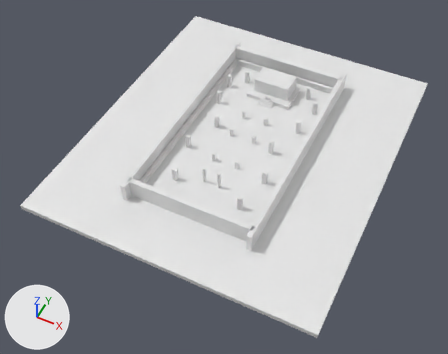
What one commit did to the glTF model Assets/Shrine/shrine_col.glb.
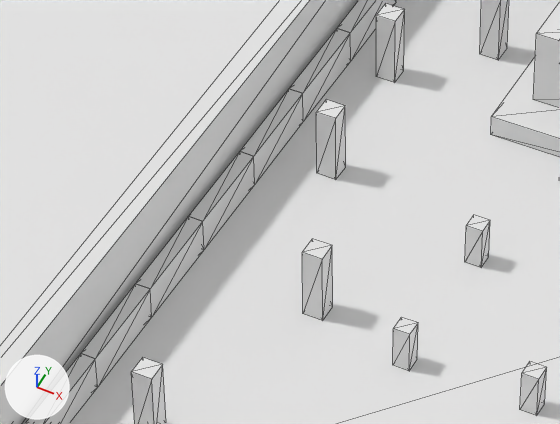
The first picture shows the older version from a camera (50 mm lens) standing at (37.8, -82.4, 91.4) and looking at (-0.5, -5.7, -4.4). The close-ups show the older and then the newer version on the part from 36% to 58% of the width and 21% to 41% of the height of that picture. Only the edits that show in the close-ups are written down. The axes (+X, +Y, +Z) are drawn at lower left. The lights are the same throughout. The close-ups show mesh edges as thin lines. Where no turn or scale is listed for an object, it has been applied to the vertices.

Names of what the first close-up shows: 'bounds_col.001', 'cedar_col.043', 'cedar_col.044', 'cedar_col.045', 'floor_col.001', 'haiden_col.054', 'stone_wall_col.006', 'stone_wall_col.008', 'stone_wall_col.010', 'stone_wall_col.012', 'stone_wall_col.014', 'stone_wall_col.016' and 6 more.
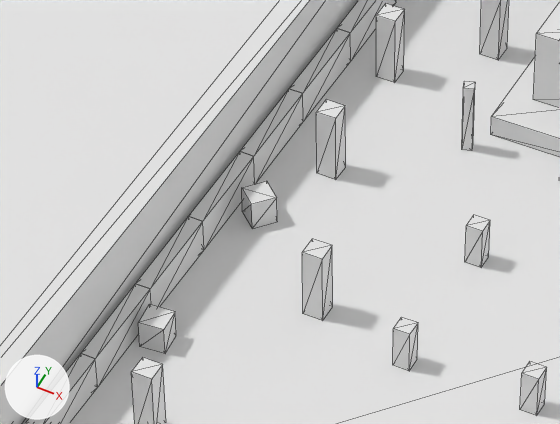
Changed parts and their boxes (x1, y1, x2, y2) in the close-ups (560 x 424 px):
'bush_col.055', added
    after: (138, 304, 176, 354)
'bush_col.056', added
    after: (242, 181, 277, 229)
'tree_col.060', added
    after: (462, 81, 475, 151)

The change, as a list of edits to the scene's bpy script:
```text
Add me_atom_tree_col:
    me_atom_tree_col.from_pydata([(0.26, -0.12, 0.0), (0.12, 0.26, 0.0), (0.12, 0.26, 3.0), (0.26, -0.12, 3.0), (-0.26, 0.12, 0.0), (-0.12, -0.26, 0.0), (-0.12, -0.26, 3.0), (-0.26, 0.12, 3.0)], [], [(0, 1, 2), (0, 2, 3), (4, 5, 6), (4, 6, 7), (1, 4, 7), (1, 7, 2), (5, 0, 3), (5, 3, 6), (6, 3, 2), (6, 2, 7), (0, 5, 4), (0, 4, 1)])
Add me_atom_bush_col:
    me_atom_bush_col.from_pydata(...)  # a box spanning x -0.5..0.5, y -0.5..0.5, z 0.0..1.2
Add ob_tree_col_060:
    ob_tree_col_060 = bpy.data.objects.new('tree_col.060', me_atom_tree_col)
    ob_tree_col_060.location = (-5.5, 13.5, 0.0)
Add ob_bush_col_056:
    ob_bush_col_056 = bpy.data.objects.new('bush_col.056', me_atom_bush_col)
    ob_bush_col_056.location = (-10.7, 6.5, 0.0)
    ob_bush_col_056.rotation_euler = (0.0, 0.0, 2.423)  # degrees (0, 0, 139)
Add ob_bush_col_055:
    ob_bush_col_055 = bpy.data.objects.new('bush_col.055', me_atom_bush_col)
    ob_bush_col_055.location = (-10.9, -1.0, 0.0)
    ob_bush_col_055.rotation_euler = (0.0, 0.0, 0.089)  # degrees (0, 0, 5.1)
```
